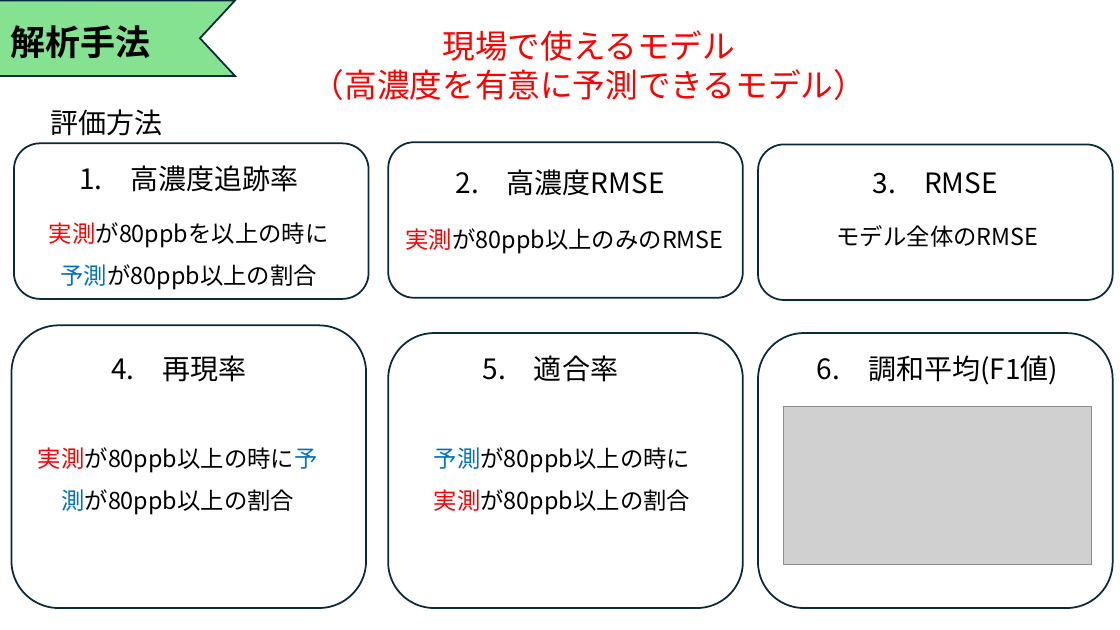
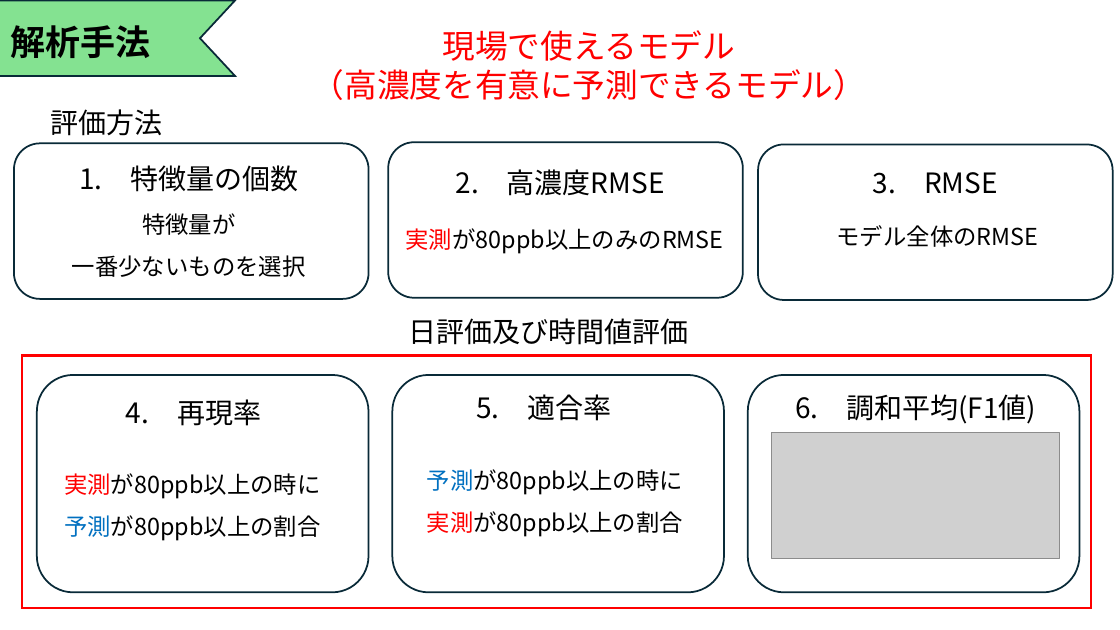
Before and after one commit to Tatsuki0623/lab, a slide deck: slide 6 of out_data/最終発表.pptx. Drawn at 1120x630 pixels with LibreOffice and Linux fonts; fonts in the diff are those of the drawing; grey boxes stand for pictures. Boxes give left, top, right and bottom in pixels: in the first picture for what was removed or moved away, otherwise in the second. Text is boxed around its words. In the diff, an @@ line names an element or a change of style, - is before the commit and + after.

```diff
--- a/out_data/最終発表.pptx
+++ b/out_data/最終発表.pptx
@@ text at (79, 165, 298, 192): text changed @@
-1. 高濃度追跡率
+1. 特徴量の個数
@@ text at (72, 213, 306, 277): text changed @@
-実測が80ppbを以上の時に
-予測が80ppb以上の割合
+特徴量が
+一番少ないものを選択
@@ text added at (408, 318, 688, 345), 24 pt, text #000000 @@
+日評価及び時間値評価
@@ rectangle added at (22, 356, 1091, 608), outline #FF0000 2.25 pt @@
@@ rounded rectangle: place and size @@
-rounded rectangle at (12, 325, 366, 608)
+rounded rectangle at (37, 375, 369, 592)
@@ rounded rectangle: place and size @@
-rounded rectangle at (388, 334, 743, 608)
+rounded rectangle at (392, 375, 724, 592)
@@ text "5. 適合率": place and size @@
-text "5. 適合率" at (483, 355, 618, 382)
+text "5. 適合率" at (476, 394, 612, 421)
@@ rounded rectangle: place and size @@
-rounded rectangle at (758, 334, 1112, 608)
+rounded rectangle at (748, 375, 1080, 592)
@@ text "6. 調和平均(F1値)": place and size @@
-text "6. 調和平均(F1値)" at (817, 355, 1058, 385)
+text "6. 調和平均(F1値)" at (795, 394, 1036, 424)
@@ text "4. 再現率": place and size @@
-text "4. 再現率" at (111, 355, 247, 382)
+text "4. 再現率" at (126, 399, 261, 426)
@@ text "予測が80ppb以上の時に": place and size @@
-text "予測が80ppb以上の時に" at (434, 447, 690, 515)
+text "予測が80ppb以上の時に" at (427, 469, 683, 537)
@@ picture: place and size @@
-picture at (784, 407, 1092, 565)
+picture at (772, 433, 1060, 558)
@@ text "実測が80ppb以上の時に予測が80ppb以上の割合" rewrapped from (38, 447, 318, 473) to (64, 473, 320, 499) @@
```
Also in this commit, not shown: 1 other slide changed, 2 other files.
